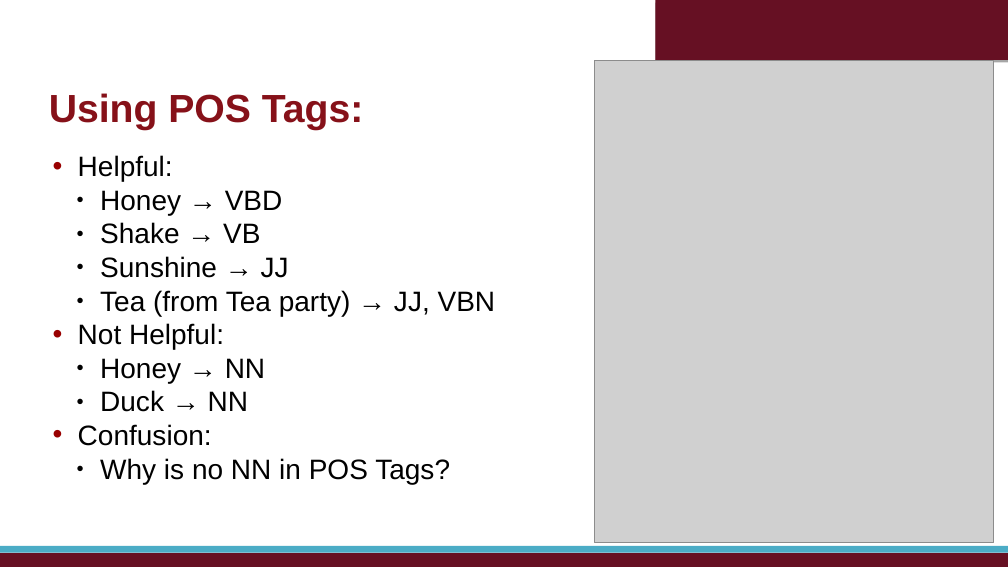
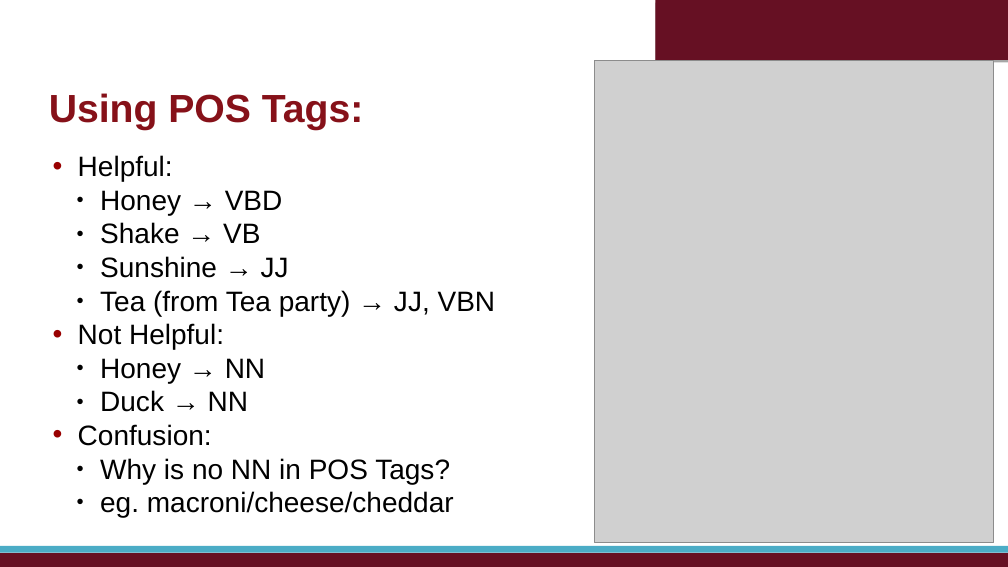
Before and after one commit to bwaters34/foodMonitoringNLP, a slide deck: slide 12 of Presentation/presentation1-11-brennan.pptx. Drawn at 1008x567 pixels with LibreOffice and Linux fonts; fonts in the diff are those of the drawing; grey boxes stand for pictures; background and template pictures are left out. Boxes give left, top, right and bottom in pixels: in the first picture for what was removed or moved away, otherwise in the second. Text is boxed around its words. In the diff, an @@ line names an element or a change of style, - is before the commit and + after.

```diff
--- a/Presentation/presentation1-11-brennan.pptx
+++ b/Presentation/presentation1-11-brennan.pptx
@@ text at [100, 491, 454, 517]: paragraph added @@
+  ● eg. macroni/cheese/cheddar
```
Also in this commit, not shown: 6 other files.
